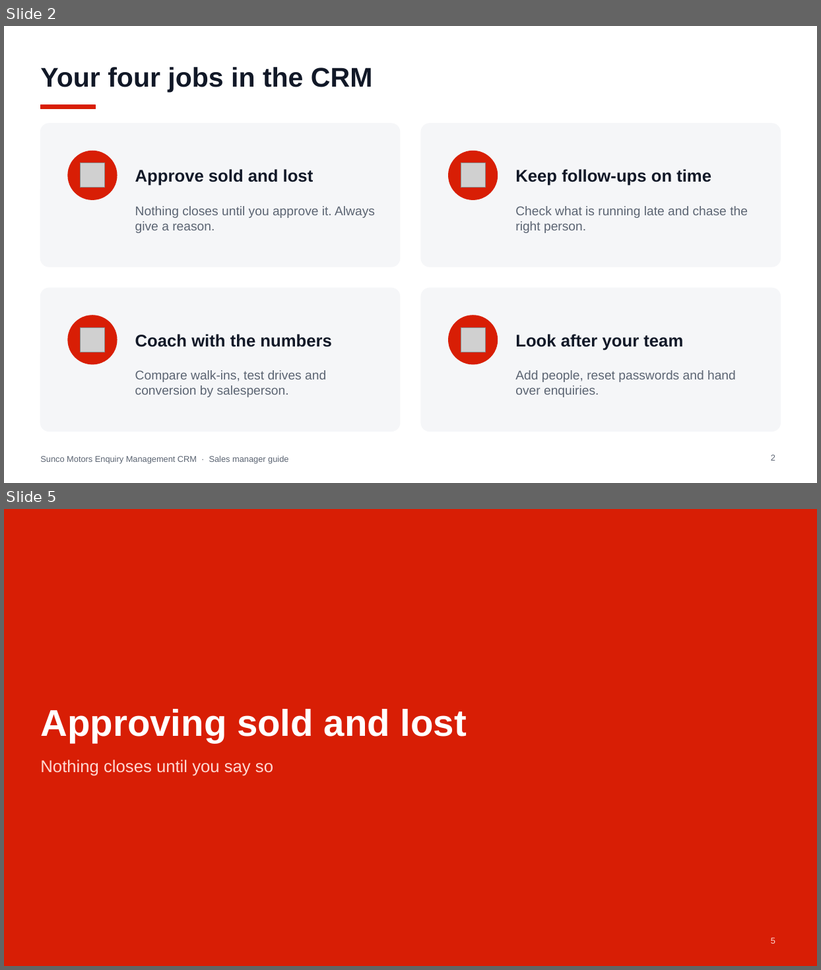
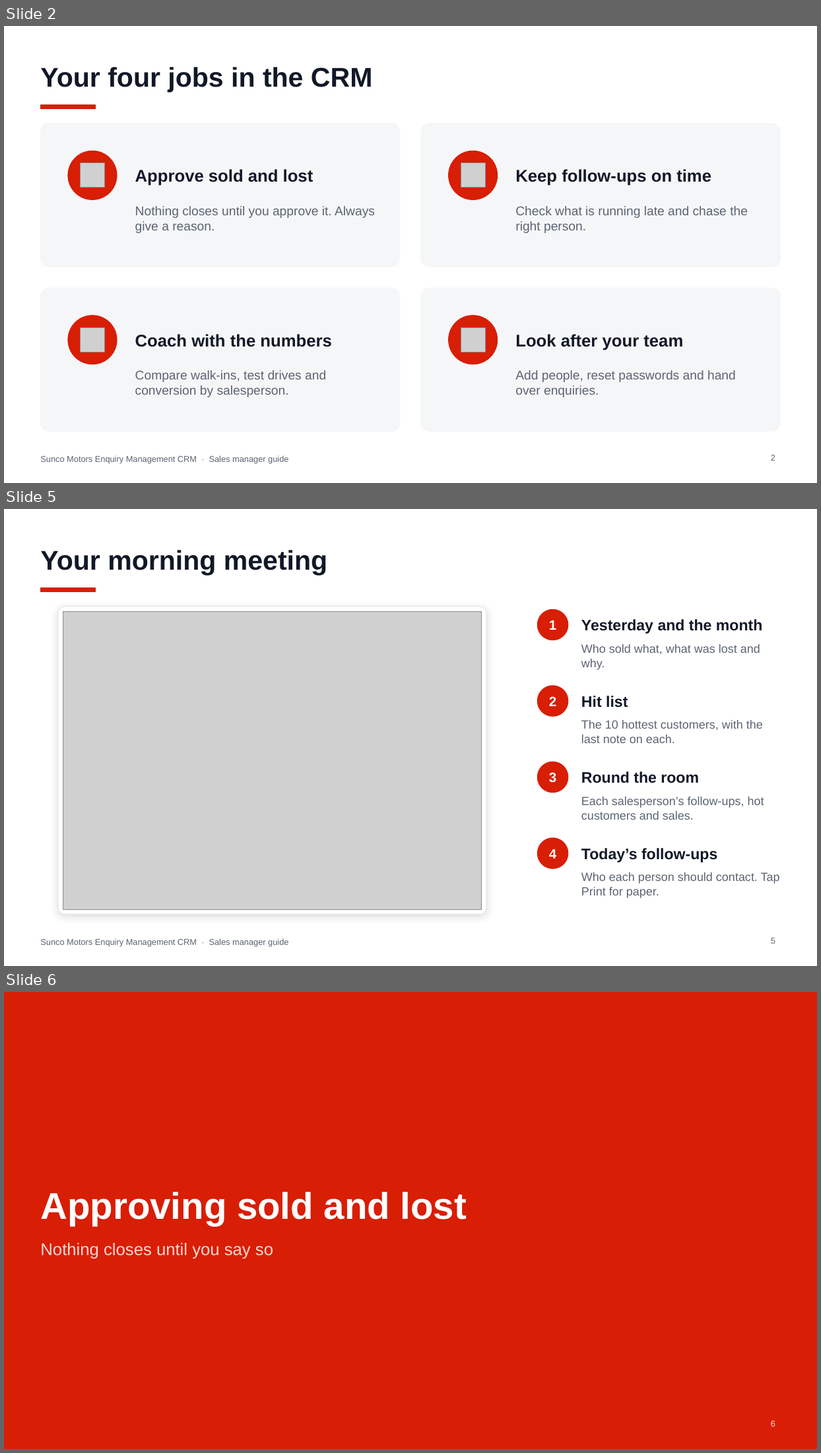
Before and after one commit to jakeeeecurran/walkin-management, a slide deck: docs/training/Sunco-Motors-Enquiry-CRM-Sales-Manager-Guide.pptx. Shown one above the other, each under a label of ours: slides 2 and 5 before the commit, slides 2, 5 and 6 after it; the slides between them are not shown. The pictures are 821x970 and 821x1453 pixels, drawn with LibreOffice and Linux fonts; fonts in the diff are those of the drawing; grey boxes stand for pictures. Boxes give left, top, right and bottom in pixels: in the first picture for what was removed or moved away, otherwise in the second. Text is boxed around its words. In the diff, an @@ line names an element or a change of style, - is before the commit and + after.

```diff
--- a/docs/training/Sunco-Motors-Enquiry-CRM-Sales-Manager-Guide.pptx
+++ b/docs/training/Sunco-Motors-Enquiry-CRM-Sales-Manager-Guide.pptx
@@ slide 5 added at [4,509,817,966], background #FFFFFF; not listed: 2 template elements that a slide beside it also shows @@
@@ title added at [40,550,327,575], 32 pt, text #111827, bold @@
+Your morning meeting
@@ rounded rectangle added at [58,607,486,915], fill #FFFFFF, outline #E3E6EB 0.75 pt @@
@@ picture added at [63,611,482,910] @@
@@ ellipse added at [538,609,568,640], fill #D81E05, outline #D81E05 1 pt @@
@@ text added at [549,621,556,630], 16 pt, text #FFFFFF, bold @@
+1
@@ text added at [582,619,762,634], 18 pt, text #111827, bold @@
+Yesterday and the month
@@ text added at [582,644,760,670], 14 pt, text #5B6472 @@
+Who sold what, what was lost and why.
@@ ellipse added at [538,686,568,716], fill #D81E05, outline #D81E05 1 pt @@
@@ text added at [549,696,556,706], 16 pt, text #FFFFFF, bold @@
+2
@@ text added at [582,696,628,708], 18 pt, text #111827, bold @@
+Hit list
@@ text added at [582,720,763,743], 14 pt, text #5B6472 @@
+The 10 hottest customers, with the last note on each.
@@ ellipse added at [538,762,568,793], fill #D81E05, outline #D81E05 1 pt @@
@@ text added at [549,772,556,783], 16 pt, text #FFFFFF, bold @@
+3
@@ text added at [582,772,699,784], 18 pt, text #111827, bold @@
+Round the room
@@ text added at [582,797,764,820], 14 pt, text #5B6472 @@
+Each salesperson’s follow-ups, hot customers and sales.
@@ ellipse added at [538,838,568,869], fill #D81E05, outline #D81E05 1 pt @@
@@ text added at [549,850,556,859], 16 pt, text #FFFFFF, bold @@
+4
@@ text added at [582,848,717,863], 18 pt, text #111827, bold @@
+Today’s follow-ups
@@ text added at [582,873,780,898], 14 pt, text #5B6472 @@
+Who each person should contact. Tap Print for paper.
@@ page number added at [771,938,776,944], 10 pt, text #5B6472 @@
+5
@@ what was slide 5 is now slide 6 @@
```
Also in this commit, not shown: 2 slides changed, 17 other files.
